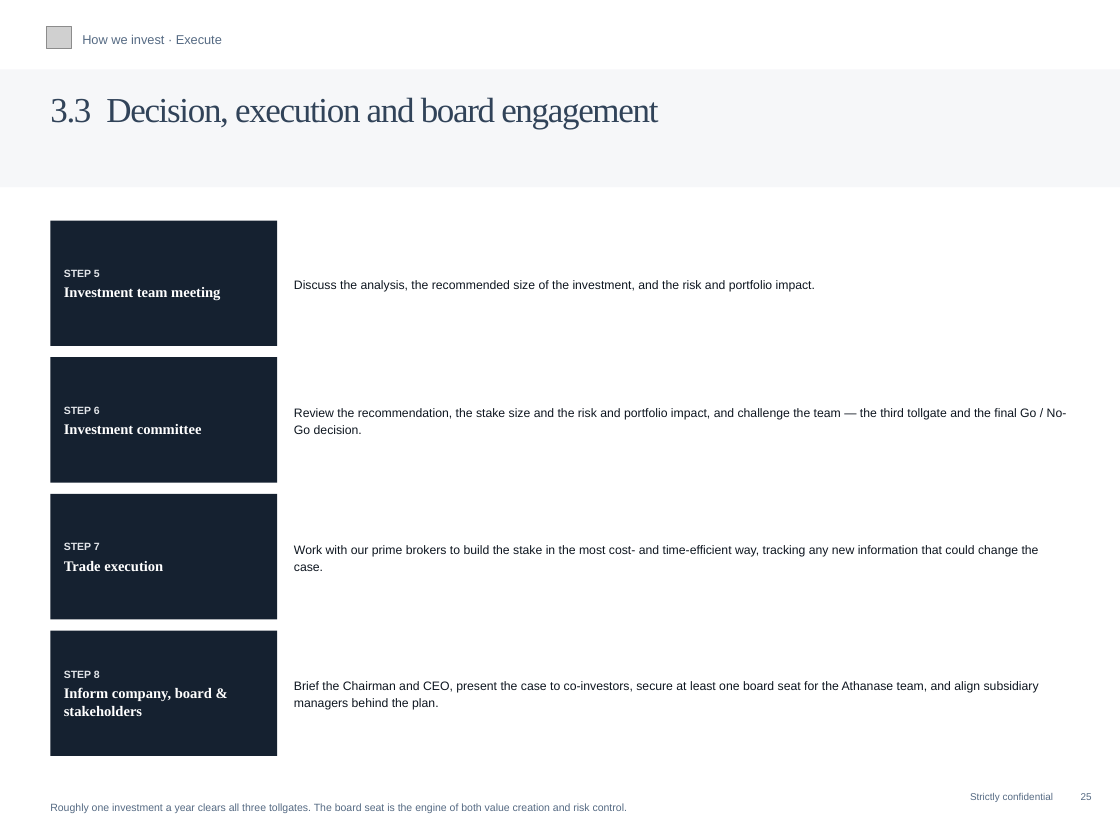
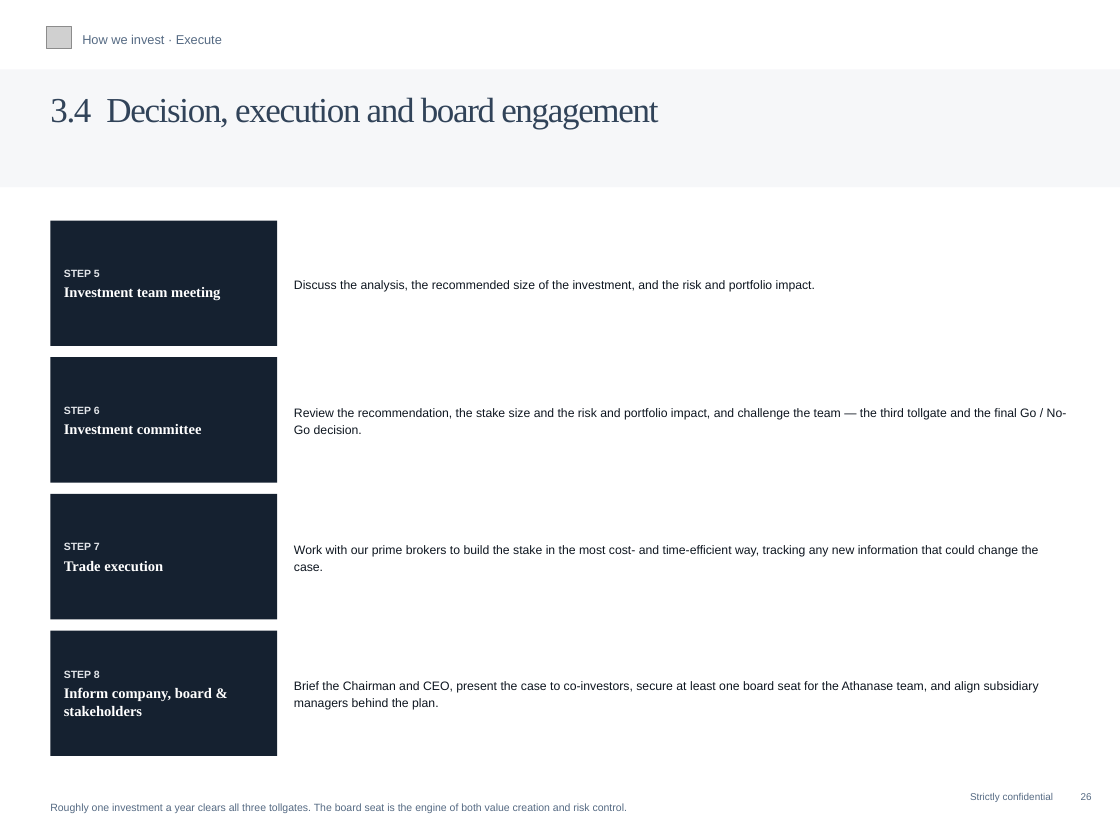
Before and after one commit to charette-lab/Claude, a slide deck: slide 29 of Athanase_Engaged_Ownership_Allocator_Deck.pptx (slide 28 before the commit). Drawn at 1120x840 pixels with LibreOffice and Linux fonts; fonts in the diff are those of the drawing; grey boxes stand for pictures. Boxes give left, top, right and bottom in pixels: in the first picture for what was removed or moved away, otherwise in the second. Text is boxed around its words. In the diff, an @@ line names an element or a change of style, - is before the commit and + after.

```diff
--- a/Athanase_Engaged_Ownership_Allocator_Deck.pptx
+++ b/Athanase_Engaged_Ownership_Allocator_Deck.pptx
@@ text at <box>50,97,658,129</box>: text changed @@
-3.3 Decision, execution and board engagement
+3.4 Decision, execution and board engagement
```
Also in this commit, not shown: 30 other slides changed, 1 slide added, 1 other file.
